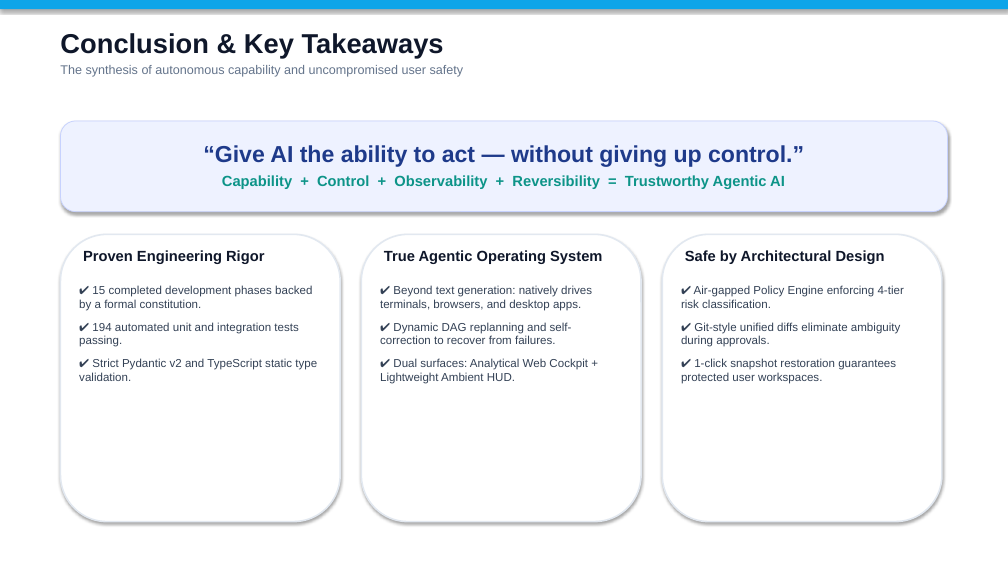
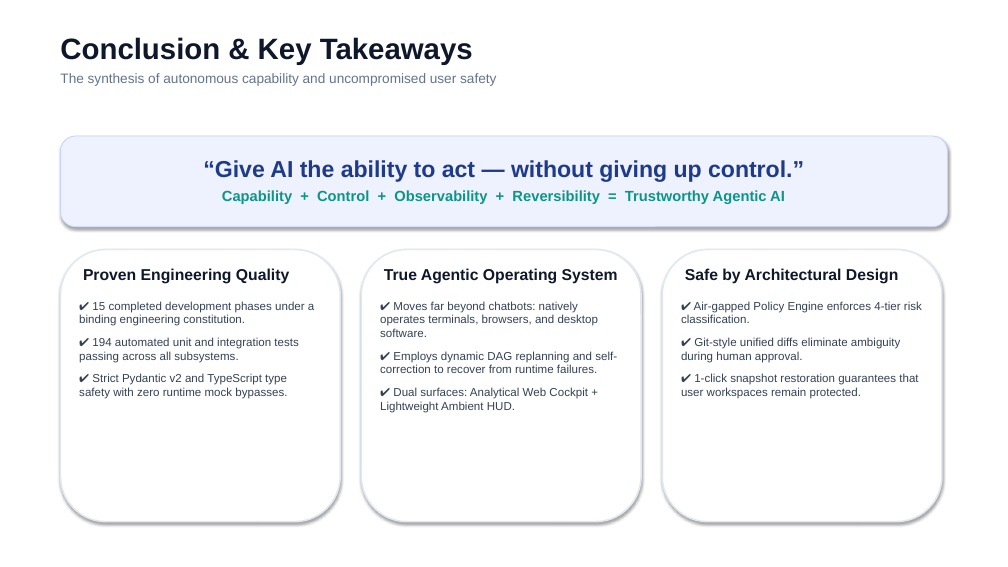
Before and after one commit to pushkarrrrrr/nexus, a slide deck: slide 13 of NEXUS_Final_Presentation.pptx (slide 12 before the commit). Drawn at 1008x567 pixels with LibreOffice and Linux fonts; fonts in the diff are those of the drawing. Boxes give left, top, right and bottom in pixels: in the first picture for what was removed or moved away, otherwise in the second. Text is boxed around its words. In the diff, an @@ line names an element or a change of style, - is before the commit and + after.

Commit message:
feat(evaluation): implement phase 16 academic benchmarking, formal ablation studies, and capstone finalization
- Standardized benchmark cohort: N=25 deterministic tasks across 5 core research domains (software engineering, graph-rag reasoning, fault recovery, safety enforcement, OS computer control)
- Progressive architectural ablation matrix across 6 configurations evaluating task success, planning accuracy, tool selection F1, latency, tokens, cost, and safety violations
- Empirical benchmark runner and telemetry engine with rollback state verification
- Publication-ready academic table exporters: LaTeX booktabs formatter and CSV dataset exporter
- FastAPI REST API endpoints: /evaluation/benchmarks, /evaluation/run, /evaluation/ablations, /export/latex, /export/csv
- Dashboard UI cockpit (/analytics): interactive execution runner, side-by-side empirical performance matrix, 1-click LaTeX copy modal, and CSV downloads
- Hardened CoreFoundation ctypes release routines in macOS engine to prevent segmentation faults
- Updated test suite: 213/213 automated tests passing, 0 type errors, 0 linter errors
- Documentation and architecture updates in README.md, docs/STATUS.md, and docs/ARCHITECTURE.md

```diff
--- a/NEXUS_Final_Presentation.pptx
+++ b/NEXUS_Final_Presentation.pptx
@@ rectangle removed at [0, 0, 1008, 9] @@
@@ text "Conclusion & Key Takeaways" at [60, 37, 496, 86]: size 26 to 28 pt in "Conclusion & Key Takeaways"; size 12 to 13 pt in "The synthesis of autonomous capability and uncompromised ..."; more space between paragraphs @@
@@ rounded rectangle: place and size @@
-rounded rectangle at [60, 121, 948, 212]
+rounded rectangle at [60, 136, 948, 227]
@@ text "“Give AI the ability to ...": place and size @@
-text "“Give AI the ability to ..." at [203, 145, 804, 189]
+text "“Give AI the ability to ..." at [203, 160, 804, 204]
@@ rounded rectangle: place and size @@
-rounded rectangle at [60, 234, 340, 522]
+rounded rectangle at [60, 250, 340, 522]
@@ text at [83, 268, 289, 284]: text changed; size 14 to 15 pt @@
-Proven Engineering Rigor
+Proven Engineering Quality
@@ rounded rectangle: place and size @@
-rounded rectangle at [361, 234, 641, 522]
+rounded rectangle at [361, 250, 641, 522]
@@ text "True Agentic Operating System": place and size @@
-text "True Agentic Operating System" at [384, 250, 602, 264]
+text "True Agentic Operating System" at [384, 268, 618, 284]
@@ text "True Agentic Operating System" at [384, 268, 618, 284]: size 14 to 15 pt @@
@@ rounded rectangle: place and size @@
-rounded rectangle at [662, 234, 942, 522]
+rounded rectangle at [662, 250, 942, 522]
@@ text "Safe by Architectural Design": place and size @@
-text "Safe by Architectural Design" at [685, 250, 885, 264]
+text "Safe by Architectural Design" at [685, 268, 898, 284]
@@ text "Safe by Architectural Design" at [685, 268, 898, 284]: size 14 to 15 pt @@
@@ text "✔ Moves far beyond chatbots: ...": place and size @@
-text "✔ Moves far beyond chatbots: ..." at [380, 286, 592, 384]
+text "✔ Moves far beyond chatbots: ..." at [380, 301, 617, 413]
@@ text at [79, 301, 314, 399]: text changed @@
-✔ 15 completed development phases backed by a formal constitution.
-✔ 194 automated unit and integration tests passing.
-✔ Strict Pydantic v2 and TypeScript static type validation.
+✔ 15 completed development phases under a binding engineering constitution.
+✔ 194 automated unit and integration tests passing across all subsystems.
+✔ Strict Pydantic v2 and TypeScript type safety with zero runtime mock bypasses.
@@ text at [380, 301, 617, 373]: text changed @@
-✔ Beyond text generation: natively drives terminals, browsers, and desktop apps.
-✔ Dynamic DAG replanning and self-correction to recover from failures.
+✔ Moves far beyond chatbots: natively operates terminals, browsers, and desktop software.
+✔ Employs dynamic DAG replanning and self-correction to recover from runtime failures.
@@ text at [681, 301, 922, 399]: text changed @@
-✔ Air-gapped Policy Engine enforcing 4-tier risk classification.
-✔ Git-style unified diffs eliminate ambiguity during approvals.
-✔ 1-click snapshot restoration guarantees protected user workspaces.
+✔ Air-gapped Policy Engine enforces 4-tier risk classification.
+✔ Git-style unified diffs eliminate ambiguity during human approval.
+✔ 1-click snapshot restoration guarantees that user workspaces remain protected.
```
Also in this commit, not shown: 5 other slides changed, 8 slides added, 7 slides removed, 24 other files.
